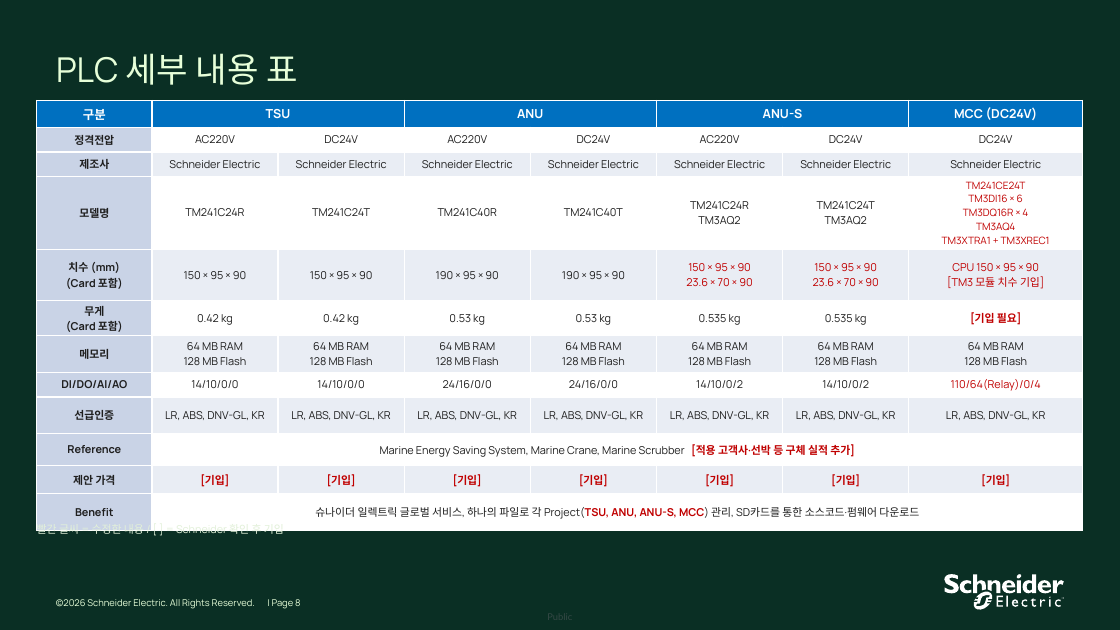
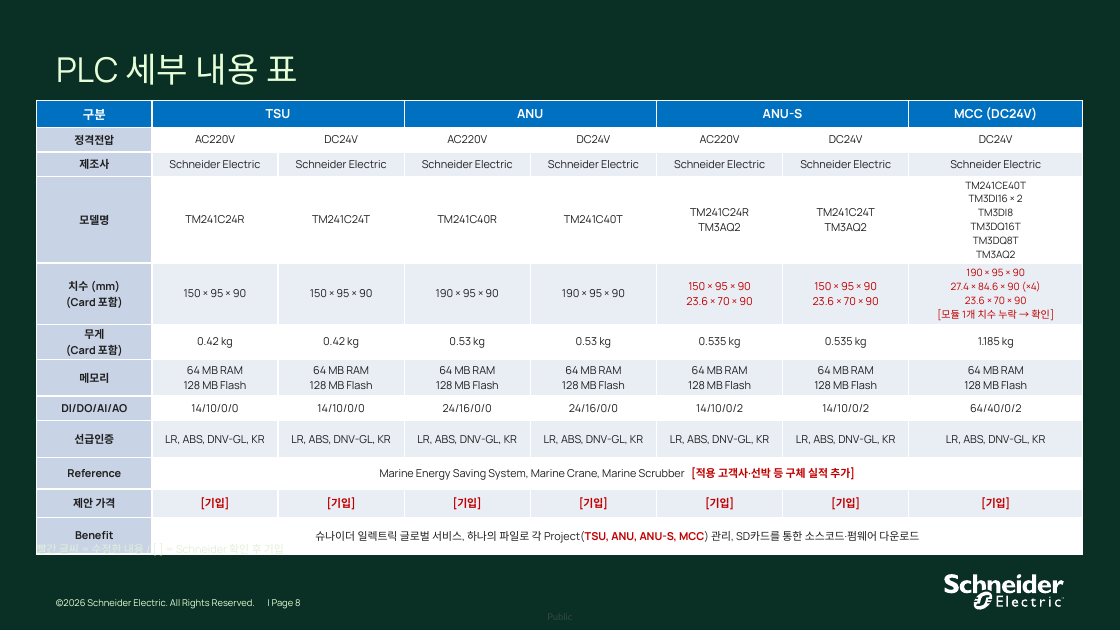
Before and after one commit to bmk3037/New-Project, a slide deck: slide 8 of Schneider_PLC_Configuration_Techross_수정본.pptx. Drawn at 1120x630 pixels with LibreOffice and Linux fonts; fonts in the diff are those of the drawing; background and template pictures are left out. Boxes give left, top, right and bottom in pixels: in the first picture for what was removed or moved away, otherwise in the second. Text is boxed around its words. In the diff, an @@ line names an element or a change of style, - is before the commit and + after.

```diff
--- a/Schneider_PLC_Configuration_Techross_수정본.pptx
+++ b/Schneider_PLC_Configuration_Techross_수정본.pptx
@@ table at [37, 101, 1085, 547] @@
-row 4, column 8: TM241CE24T / TM3DI16 × 6 / TM3DQ16R × 4 / TM3AQ4 / TM3XTRA1 + TM3XREC1
+row 4, column 8: TM241CE40T / TM3DI16 × 2 / TM3DI8 / TM3DQ16T / TM3DQ8T / TM3AQ2
-row 5, column 8: CPU 150 × 95 × 90 / [TM3 모듈 치수 기입]
+row 5, column 8: 190 × 95 × 90 / 27.4 × 84.6 × 90 (×4) / 23.6 × 70 × 90 / [모듈 1개 치수 누락 → 확인]
-row 6, column 8: [기입 필요]
+row 6, column 8: 1.185 kg
-row 8, column 8: 110/64(Relay)/0/4
+row 8, column 8: 64/40/0/2
@@ text "빨간 글씨 = 수정한 내용 ...": place and size @@
-text "빨간 글씨 = 수정한 내용 ..." at [37, 530, 284, 537]
+text "빨간 글씨 = 수정한 내용 ..." at [37, 553, 284, 557]
```
Also in this commit, not shown: 3 other slides changed, 1 other file.
